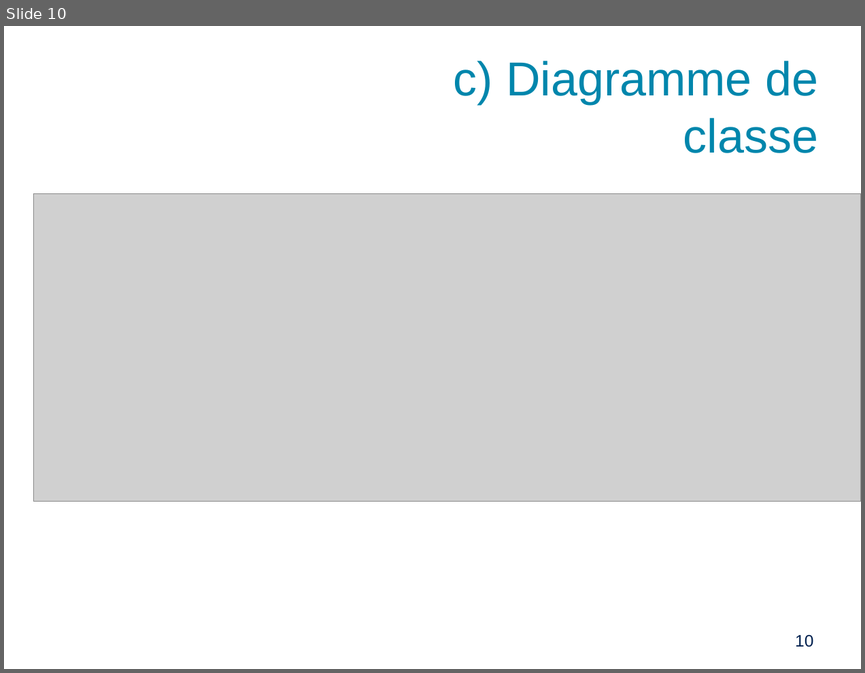
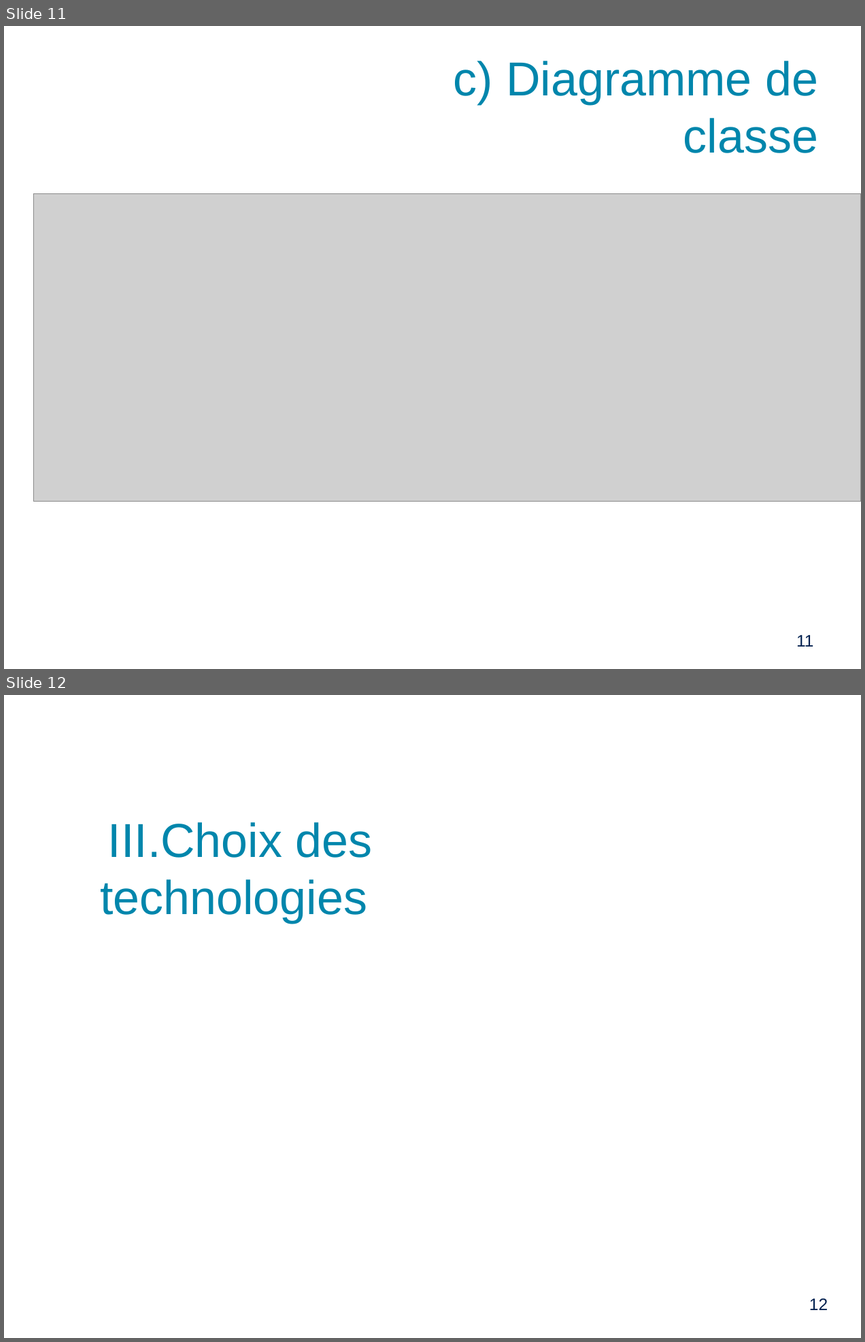
Before and after one commit to PinaudLucas/Projet, a slide deck: Lucas/Revue_2.odp. Shown one above the other, each under a label of ours: slide 10 before the commit, slides 11 and 12 after it. The pictures are 865x673 and 865x1342 pixels, drawn with LibreOffice and Linux fonts; fonts in the diff are those of the drawing; grey boxes stand for pictures; background and template pictures are left out. Boxes give left, top, right and bottom in pixels: in the first picture for what was removed or moved away, otherwise in the second. Text is boxed around its words. In the diff, an @@ line names an element or a change of style, - is before the commit and + after.

```diff
--- a/Lucas/Revue_2.odp
+++ b/Lucas/Revue_2.odp
@@ slide 12 added at <box>4,695,861,1338</box>, background picture (left out) @@
@@ title added at <box>100,822,373,923</box>, 40 pt, text #0086AC @@
+III.Choix des technologies
@@ page number added at <box>809,1298,827,1310</box>, 14 pt, text #00204F @@
+12
@@ what was slide 10 is now slide 11 @@
@@ page number at <box>796,635,813,646</box>: text changed @@
-10
+11
```
Also in this commit, not shown: 2 slides changed, 7 other slides added, 1 slide removed.
